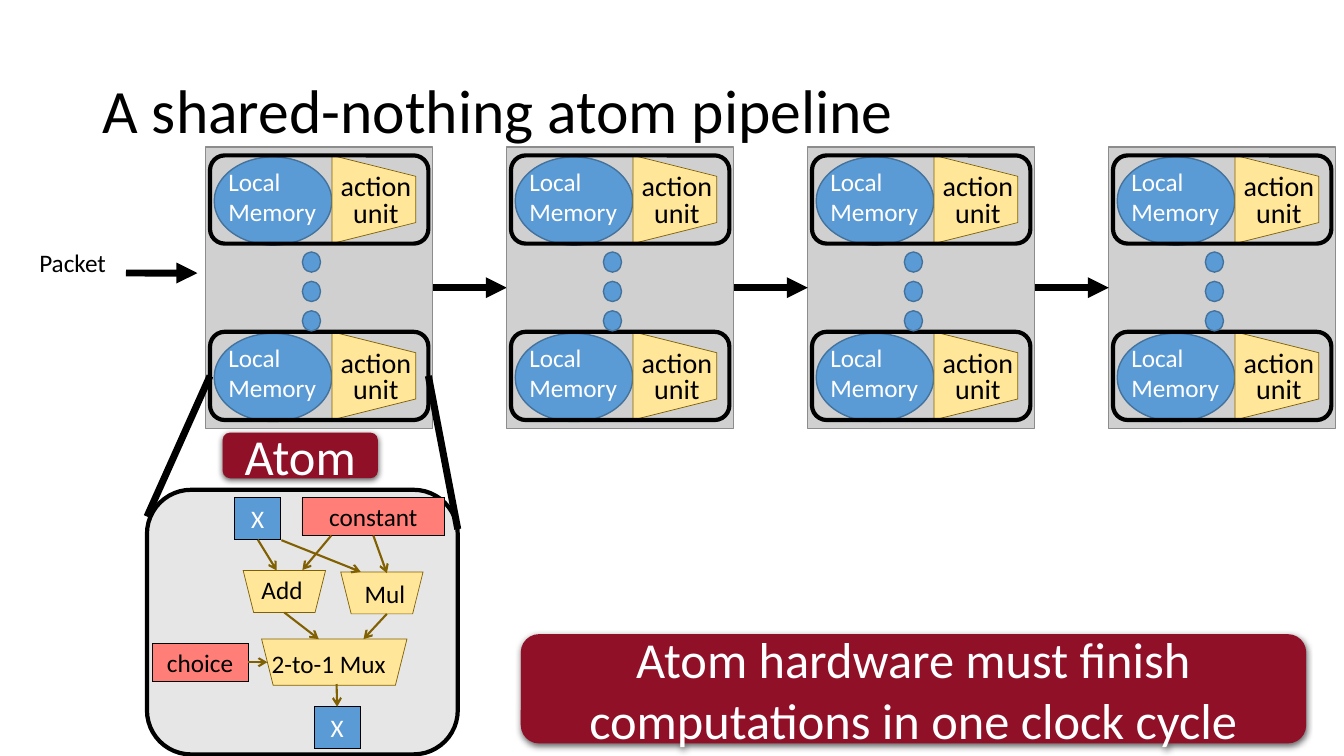
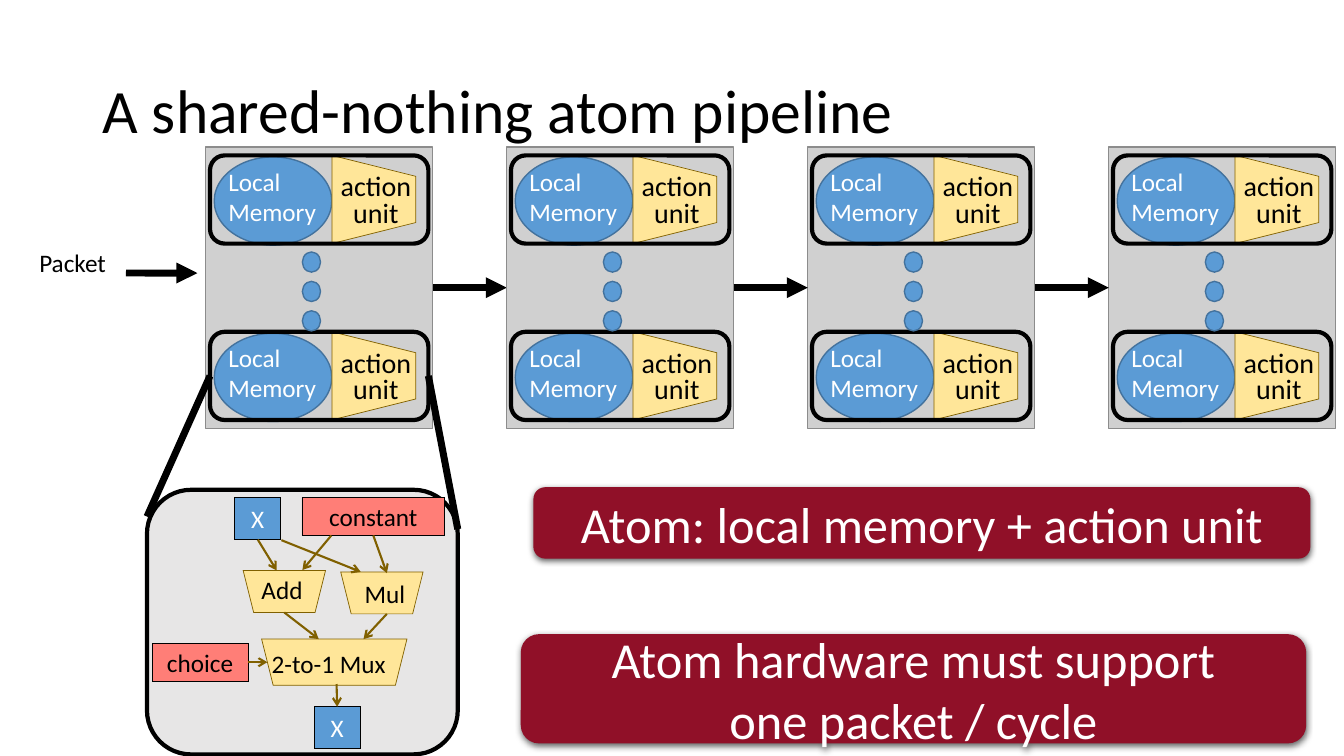
Before and after one commit to anirudhSK/pifo-domino-marple-ppts, a slide deck: slide 27 of combined_domino_pifo.pptx (slide 28 before the commit). Drawn at 1344x756 pixels with LibreOffice and Linux fonts; fonts in the diff are those of the drawing; grey boxes stand for pictures. Boxes give left, top, right and bottom in pixels: in the first picture for what was removed or moved away, otherwise in the second. Text is boxed around its words. In the diff, an @@ line names an element or a change of style, - is before the commit and + after.

```diff
--- a/combined_domino_pifo.pptx
+++ b/combined_domino_pifo.pptx
@@ rounded rectangle "Atom: local memory + action ...": place and size @@
-rounded rectangle "Atom: local memory + action ..." at (223, 433, 378, 478)
+rounded rectangle "Atom: local memory + action ..." at (533, 487, 1311, 559)
@@ text in rounded rectangle at (581, 508, 1262, 551): text changed @@
-Atom
+Atom: local memory + action unit
@@ text in rounded rectangle at (612, 643, 1215, 750): text changed @@
-Atom hardware must finish computations in one clock cycle
+Atom hardware must support
+one packet / cycle
```
Also in this commit, not shown: 23 other slides changed, 6 slides added, 4 slides removed.
